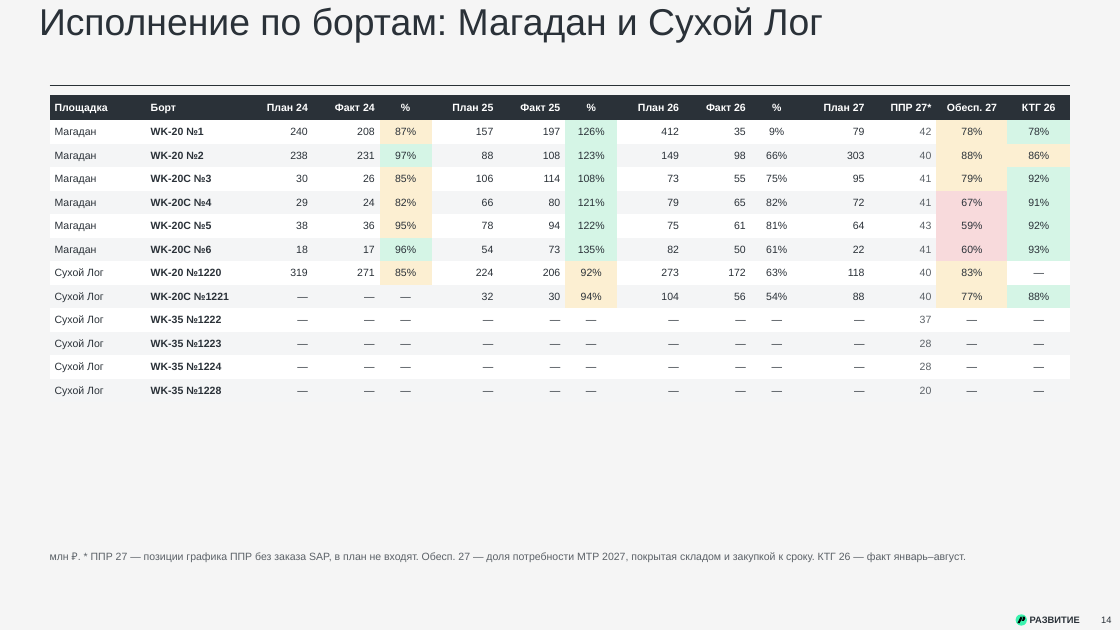
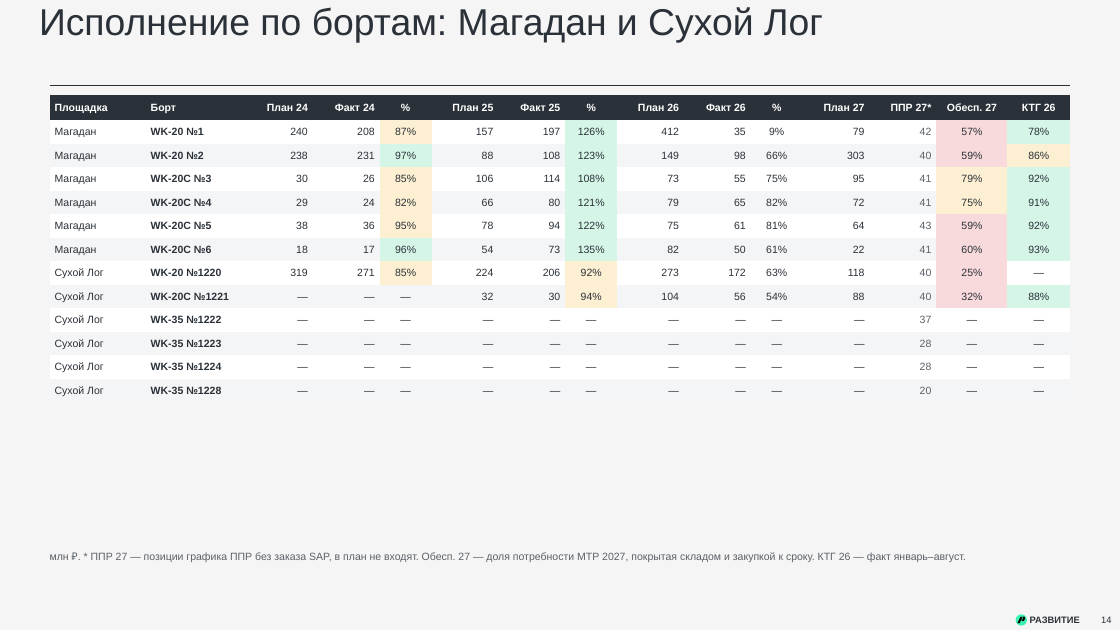
Before and after one commit to victorekuznetsov/TZ, a slide deck: slide 14 of exports/WK_ispolnenie_2024-2026_plan_2027.pptx. Drawn at 1120x630 pixels with LibreOffice and Linux fonts; fonts in the diff are those of the drawing. Boxes give left, top, right and bottom in pixels: in the first picture for what was removed or moved away, otherwise in the second. Text is boxed around its words. In the diff, an @@ line names an element or a change of style, - is before the commit and + after.

```diff
--- a/exports/WK_ispolnenie_2024-2026_plan_2027.pptx
+++ b/exports/WK_ispolnenie_2024-2026_plan_2027.pptx
@@ table at <box>50,95,1074,402</box> @@
-row 2, column 14: 78%
+row 2, column 14: 57%
-row 3, column 14: 88%
+row 3, column 14: 59%
-row 5, column 14: 67%
+row 5, column 14: 75%
-row 8, column 14: 83%
+row 8, column 14: 25%
-row 9, column 14: 77%
+row 9, column 14: 32%
@@ fill #FCEFD2 to #F8DADC in 4 cells @@
@@ fill #F8DADC to #FCEFD2 in row 5, column 14 @@
```
Also in this commit, not shown: 14 other slides changed, 2 other files.
